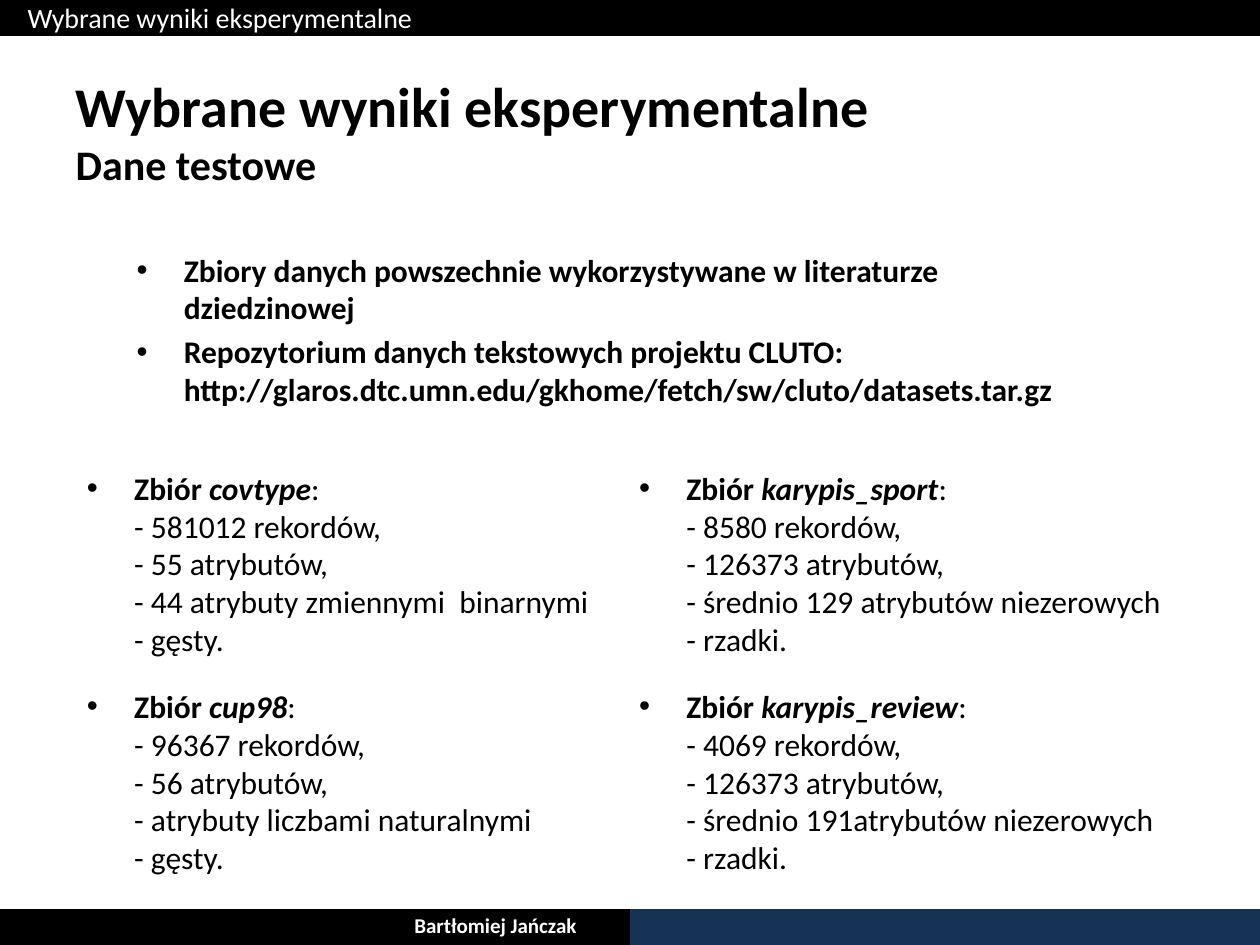
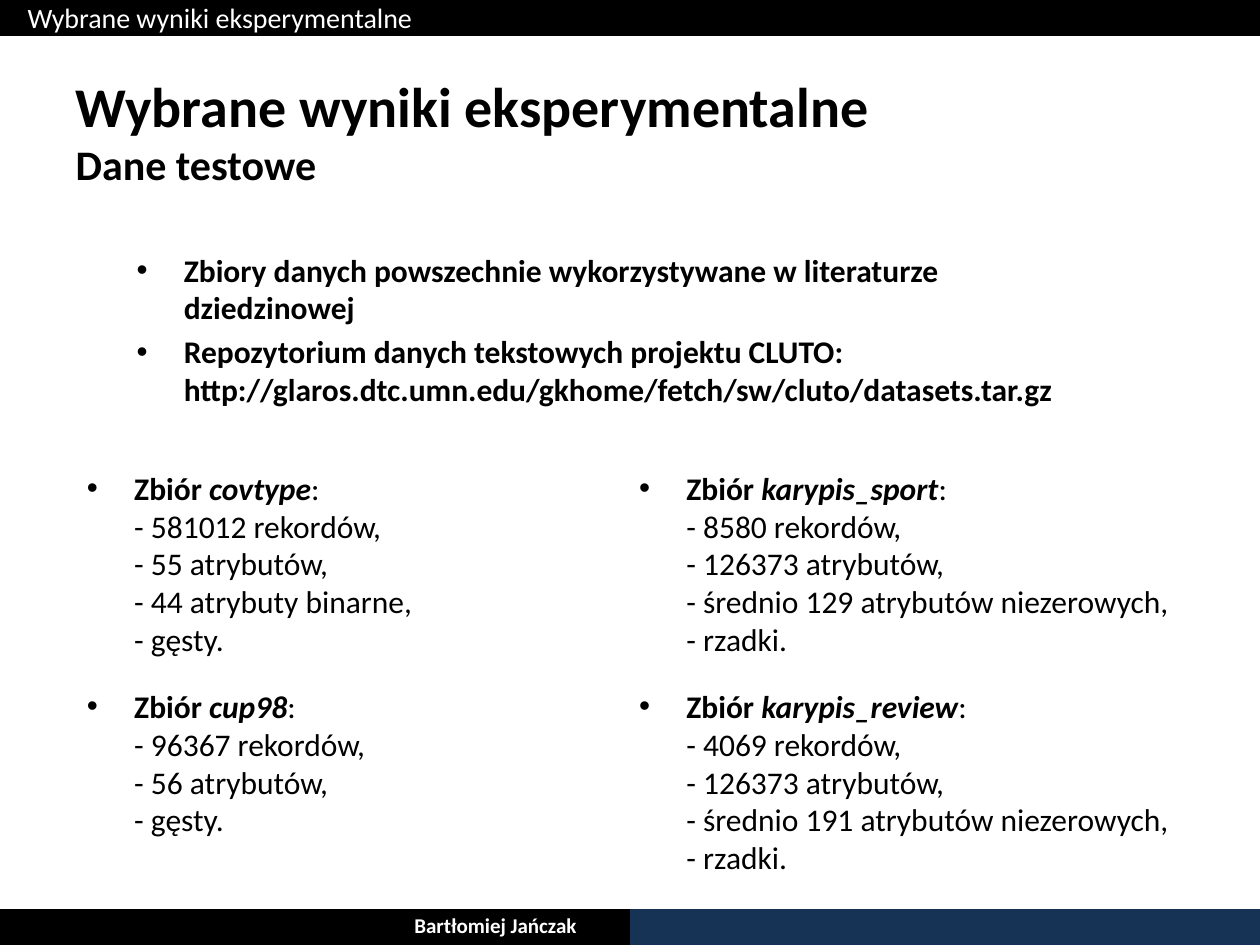
Before and after one commit to bjanczak/mgr, a slide deck: slide 12 of documents/prezentacja/Bartlomiej_Janczak_22_06_2013.pptx. Drawn at 1260x945 pixels with LibreOffice and Linux fonts; fonts in the diff are those of the drawing. Boxes give left, top, right and bottom in pixels: in the first picture for what was removed or moved away, otherwise in the second. Text is boxed around its words. In the diff, an @@ line names an element or a change of style, - is before the commit and + after.

```diff
--- a/documents/prezentacja/Bartlomiej_Janczak_22_06_2013.pptx
+++ b/documents/prezentacja/Bartlomiej_Janczak_22_06_2013.pptx
@@ text at (134,478,412,657): text changed @@
-• Zbiór covtype:
-  - 581012 rekordów,
-  - 55 atrybutów,
-  - 44 atrybuty zmiennymi binarnymi
-  - gęsty.
+• Zbiór covtype:
+  - 581012 rekordów,
+  - 55 atrybutów,
+  - 44 atrybuty binarne,
+  - gęsty.
@@ text at (686,478,1169,652): text changed @@
-• Zbiór karypis_sport:
-  - 8580 rekordów,
-  - 126373 atrybutów,
-  - średnio 129 atrybutów niezerowych
-  - rzadki.
+• Zbiór karypis_sport:
+  - 8580 rekordów,
+  - 126373 atrybutów,
+  - średnio 129 atrybutów niezerowych,
+  - rzadki.
@@ text at (134,696,365,837): text changed @@
-• Zbiór cup98:
-  - 96367 rekordów,
-  - 56 atrybutów,
-  - atrybuty liczbami naturalnymi
-  - gęsty.
+• Zbiór cup98:
+  - 96367 rekordów,
+  - 56 atrybutów,
+  - gęsty.
@@ text at (686,696,1169,870): text changed @@
-• Zbiór karypis_review:
-  - 4069 rekordów,
-  - 126373 atrybutów,
-  - średnio 191atrybutów niezerowych
-  - rzadki.
+• Zbiór karypis_review:
+  - 4069 rekordów,
+  - 126373 atrybutów,
+  - średnio 191 atrybutów niezerowych,
+  - rzadki.
```
Also in this commit, not shown: 7 other slides changed, 1 slide added.
